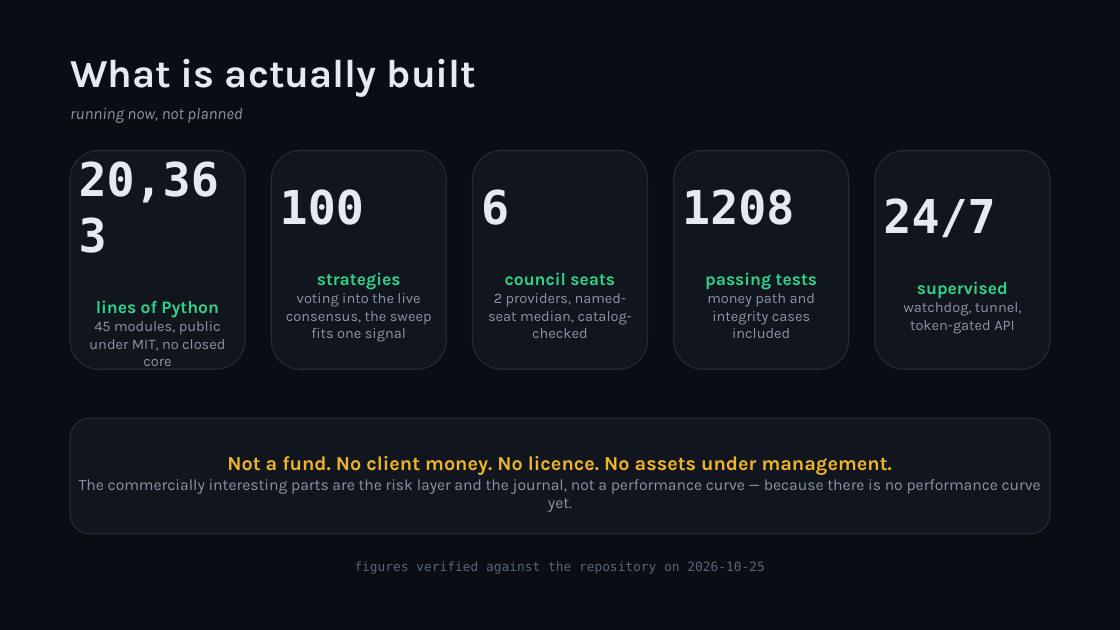
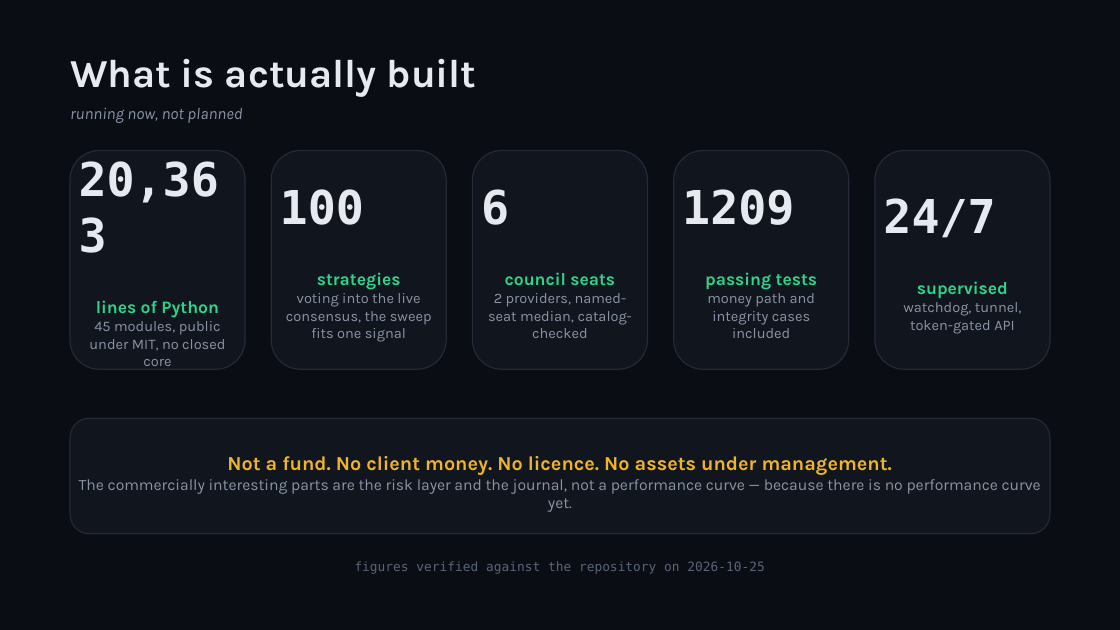
Before and after one commit to zhaider5142009-oss/kairos, a slide deck: slide 3 of docs/investors/KAIROS_Investor_Deck.pptx. Drawn at 1120x630 pixels with LibreOffice and Linux fonts; fonts in the diff are those of the drawing. Boxes give left, top, right and bottom in pixels: in the first picture for what was removed or moved away, otherwise in the second. Text is boxed around its words. In the diff, an @@ line names an element or a change of style, - is before the commit and + after.

```diff
--- a/docs/investors/KAIROS_Investor_Deck.pptx
+++ b/docs/investors/KAIROS_Investor_Deck.pptx
@@ text in rounded rectangle at bbox=[682, 189, 794, 225]: text changed @@
-1208
+1209
```
Also in this commit, not shown: 2 other slides changed, 6 other files.
